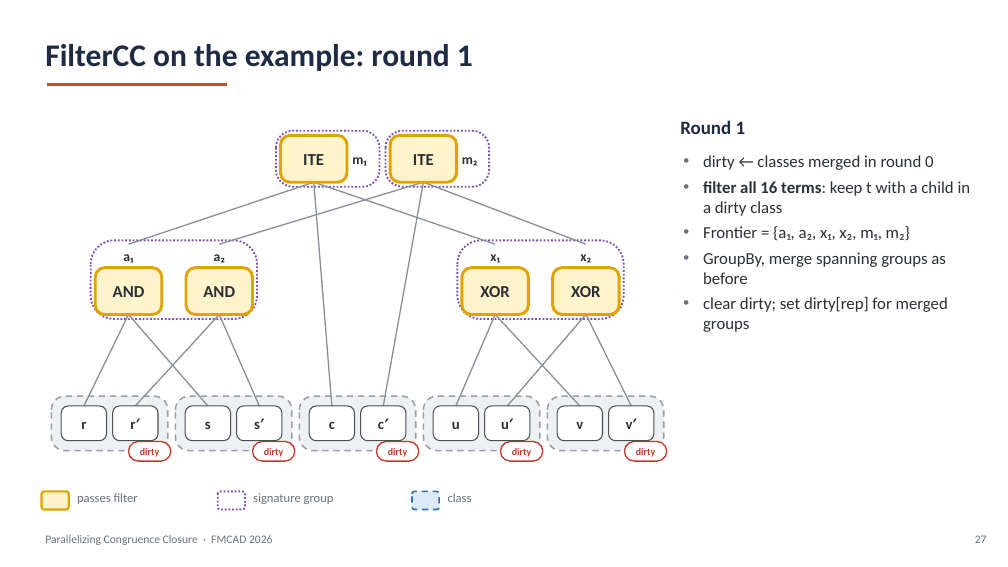
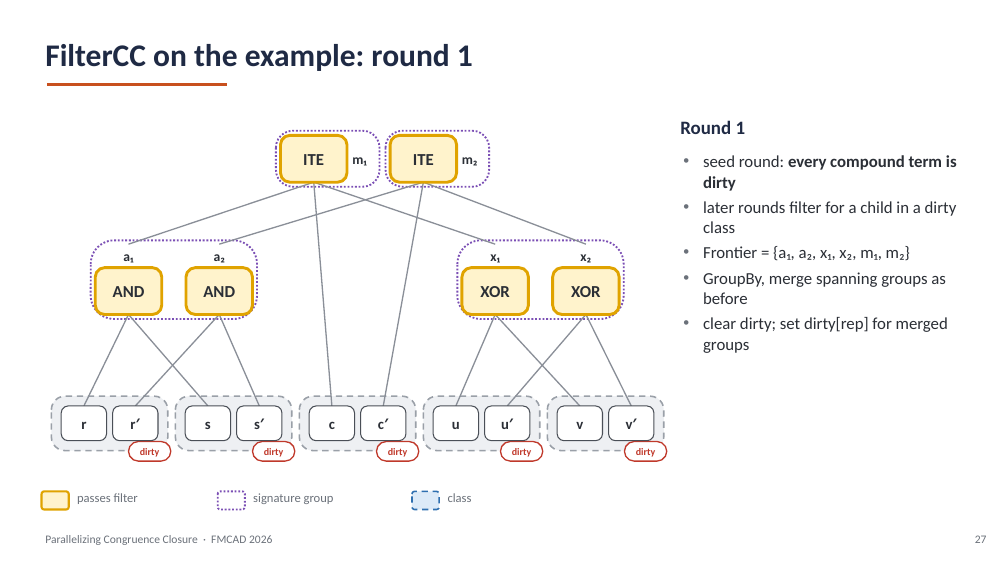
Before and after one commit to amarshah1/parallelcc-paper, a slide deck: slide 27 of slides/parallelcc-part1.pptx. Drawn at 1008x567 pixels with LibreOffice and Linux fonts; fonts in the diff are those of the drawing. Boxes give left, top, right and bottom in pixels: in the first picture for what was removed or moved away, otherwise in the second. Text is boxed around its words. In the diff, an @@ line names an element or a change of style, - is before the commit and + after.

```diff
--- a/slides/parallelcc-part1.pptx
+++ b/slides/parallelcc-part1.pptx
@@ text at (x1=703, y1=155, x2=957, y2=233): text changed @@
-• dirty ← classes merged in round 0
-• filter all 16 terms: keep t with a child in a dirty class
+• seed round: every compound term is dirty
+• later rounds filter for a child in a dirty class
```
Also in this commit, not shown: 5 other slides changed, 1 other file.
